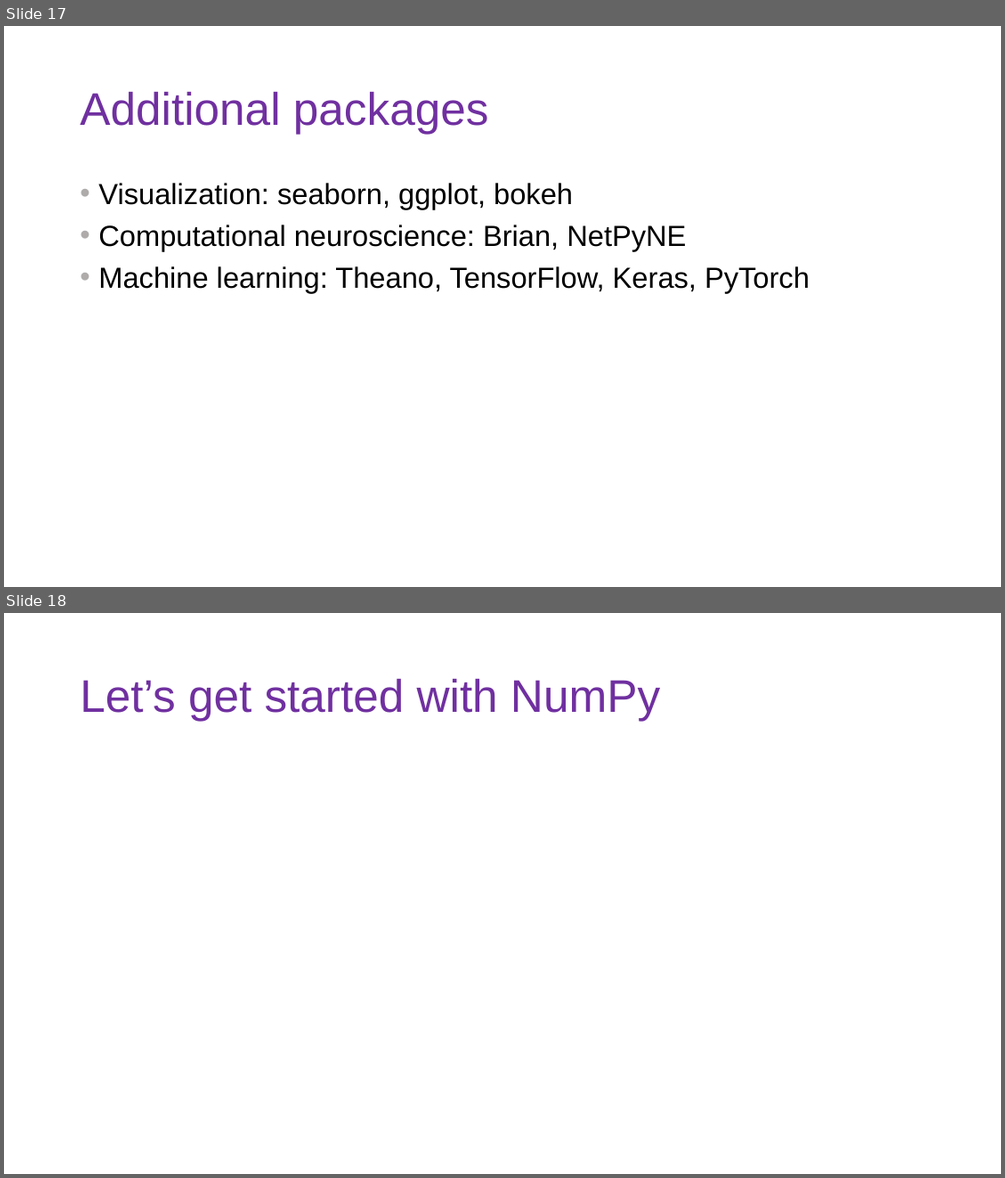
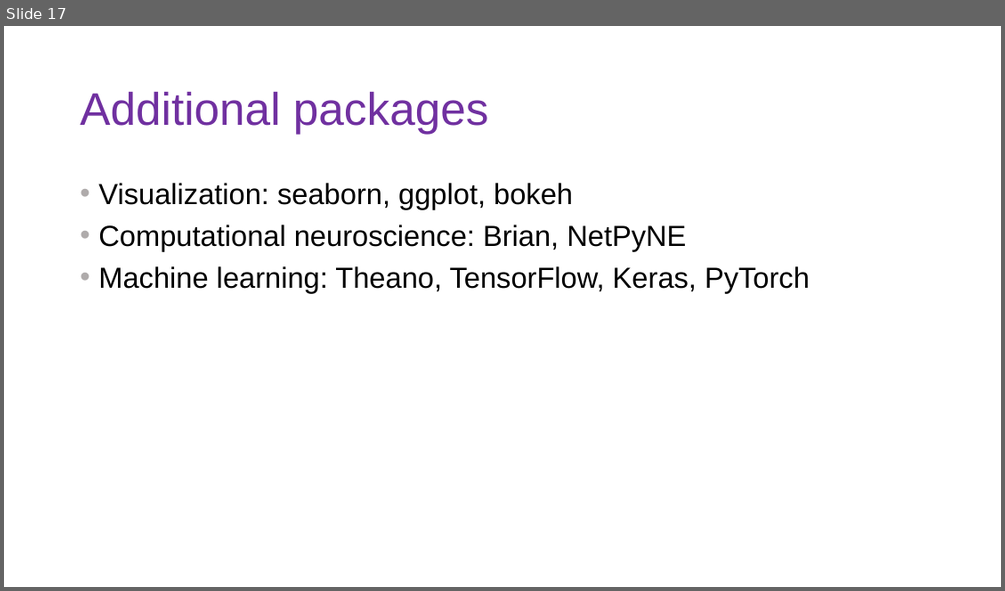
Before and after one commit to DoriMG/SN_python_course, a slide deck: Jan 2020/lectures/2_types_and_modules.pptx. Shown one above the other, each under a label of ours: slides 17 and 18 before the commit, slide 17 after it. The pictures are 1005x1178 and 1005x591 pixels, drawn with LibreOffice and Linux fonts; fonts in the diff are those of the drawing. Boxes give left, top, right and bottom in pixels: in the first picture for what was removed or moved away, otherwise in the second. Text is boxed around its words. In the diff, an @@ line names an element or a change of style, - is before the commit and + after.

```diff
--- a/Jan 2020/lectures/2_types_and_modules.pptx
+++ b/Jan 2020/lectures/2_types_and_modules.pptx
@@ slide 18 removed at (4,613,1001,1174), background #FFFFFF @@
@@ title removed at (80,679,660,721) @@
-Let’s get started with NumPy
```
Also in this commit, not shown: 1 slide added, 3 other files.
